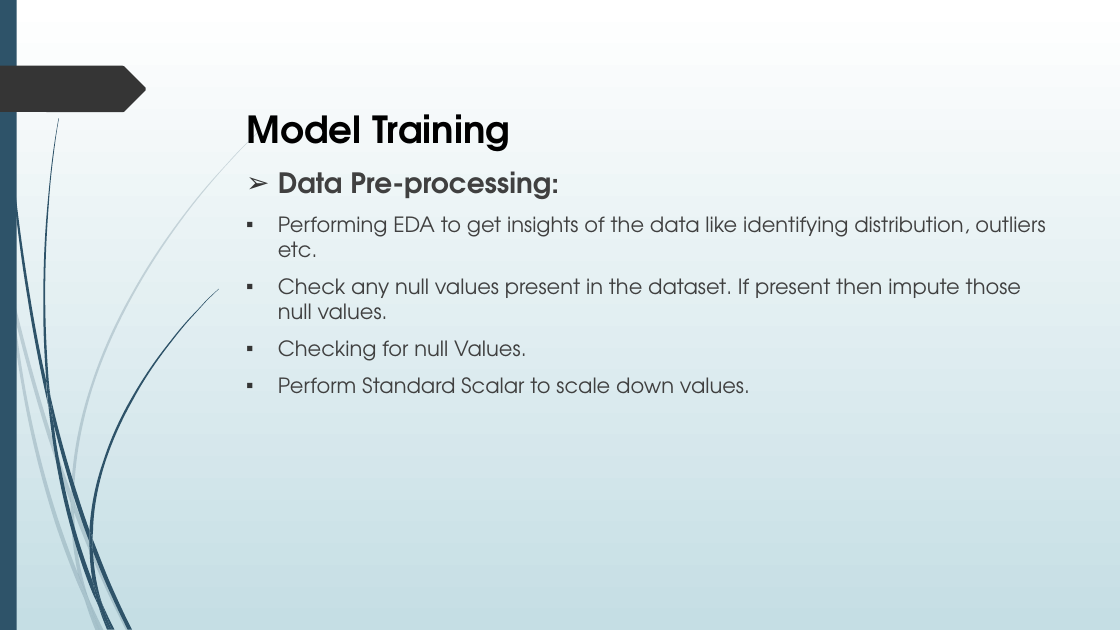
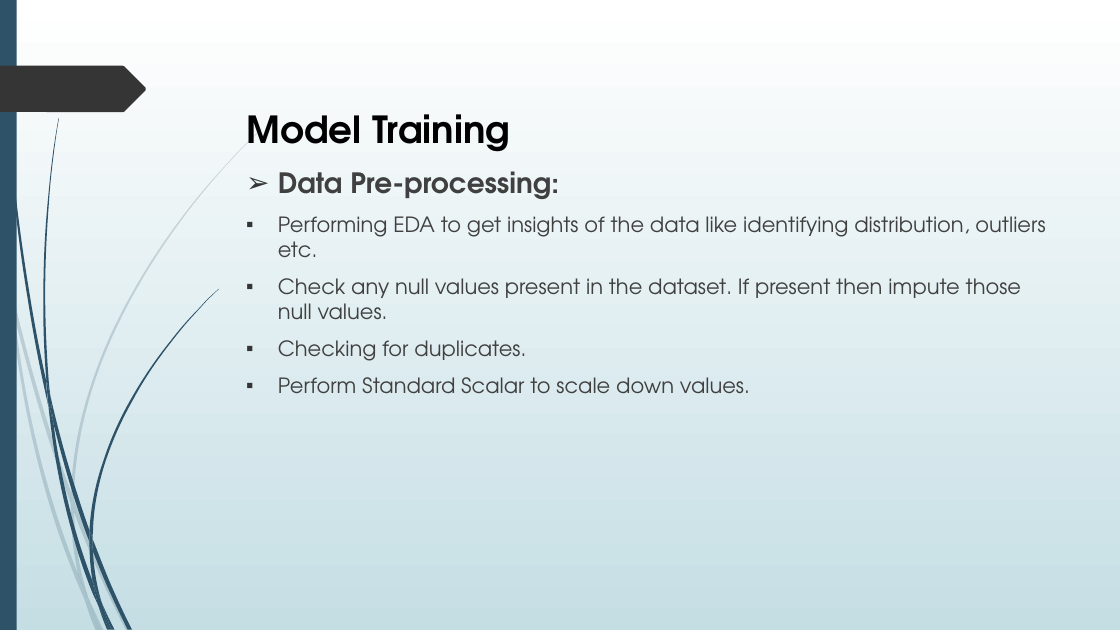
Before and after one commit to techner3/ConcreteStrengthPrediction, a slide deck: slide 5 of Documents/Concrete Strength Prediction DPR.pptx. Drawn at 1120x630 pixels with LibreOffice and Linux fonts; fonts in the diff are those of the drawing. Boxes give left, top, right and bottom in pixels: in the first picture for what was removed or moved away, otherwise in the second. Text is boxed around its words. In the diff, an @@ line names an element or a change of style, - is before the commit and + after.

```diff
--- a/Documents/Concrete Strength Prediction DPR.pptx
+++ b/Documents/Concrete Strength Prediction DPR.pptx
@@ text at bbox=[278, 340, 526, 361]: text changed @@
-▪ Checking for null Values.
+▪ Checking for duplicates.
```
Also in this commit, not shown: 3 other slides changed, 3 other files.
